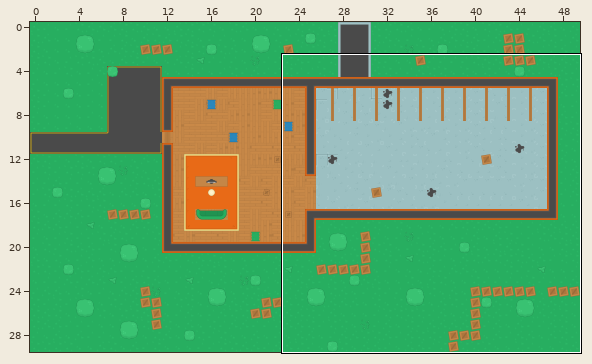
An edit to a level. Tiled map, maps/home.tmx. The picture above shows the old version from afar; the outline marks the close-up.
Close-up. First the earlier version:
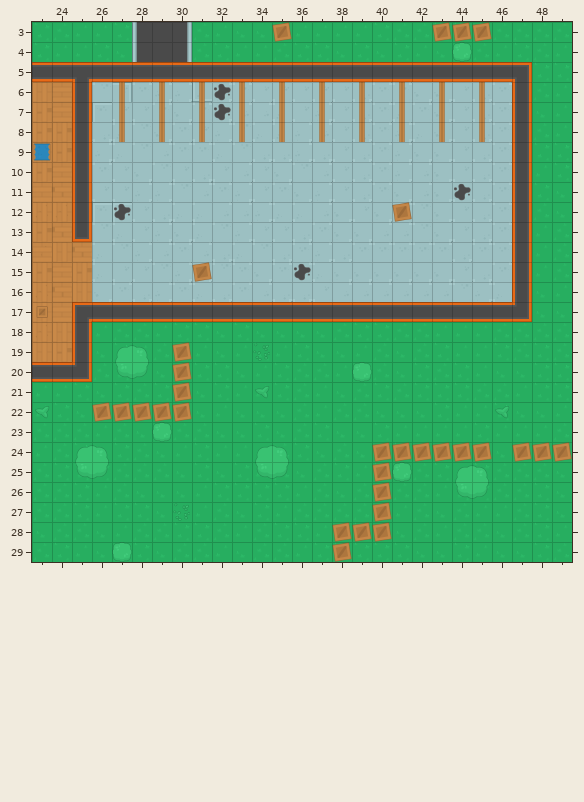
Cells are 64x64 px. Shown: x 23..49, y 3..29.
And afterwards:
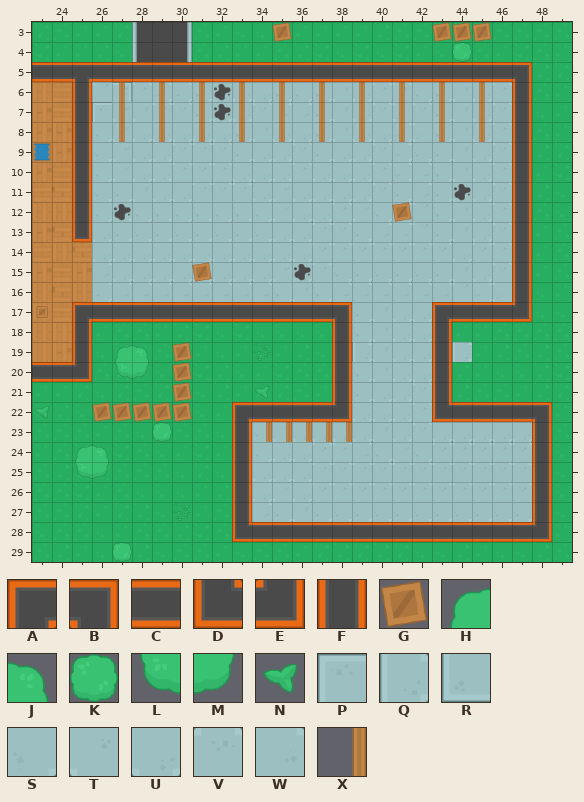
Key: from "Pack": A 108, B 109, C 110, D 135, E 136, F 137, G 155, H 180, J 181, K 182, L 207, M 208, N 209, P 277, Q 300, R 304, S 324, T 325, U 326, V 327, W 351, X 443.
_ is an empty cell.
The exact change:
{"where": "layer \"Floor\""}
{"y":6,"x":31,"old":"R","new":"S"}
{"y":12,"x":26,"old":"PP","new":"SS"}
{"y":17,"x":39,"old":"____","new":"STUU"}
{"y":18,"x":39,"old":"____","new":"STUU"}
{"y":19,"x":39,"old":"____","new":"QTUU"}
{"y":19,"x":44,"old":"_","new":"Q"}
{"y":20,"x":39,"old":"____","new":"STUU"}
{"y":21,"x":39,"old":"____","new":"SUUV"}
{"y":22,"x":39,"old":"____","new":"UUUV"}
{"y":23,"x":34,"old":"______________","new":"STUUUUTUVUUUUU"}
{"y":24,"x":34,"old":"______________","new":"SUUVVWSTSVVVVV"}
{"y":25,"x":34,"old":"______________","new":"UUUVVVVVVVVVVV"}
{"y":26,"x":34,"old":"______________","new":"UTUVVVVVVVVVVV"}
{"y":27,"x":34,"old":"______________","new":"WSTSSSSSSSSSSS"}
{"where": "layer \"Wall texture\""}
{"y":17,"x":38,"old":"CCCCCC","new":"B____A"}
{"y":18,"x":38,"old":"_","new":"F"}
{"y":18,"x":43,"old":"_","new":"F"}
{"y":19,"x":38,"old":"_","new":"F"}
{"y":19,"x":43,"old":"_","new":"F"}
{"y":20,"x":38,"old":"_","new":"F"}
{"y":20,"x":43,"old":"_","new":"F"}
{"y":21,"x":38,"old":"_","new":"F"}
{"y":21,"x":43,"old":"_","new":"F"}
{"y":22,"x":33,"old":"______","new":"ACCCCE"}
{"y":22,"x":43,"old":"______","new":"DCCCCB"}
{"y":23,"x":33,"old":"_","new":"F"}
{"y":23,"x":48,"old":"_","new":"F"}
{"y":24,"x":33,"old":"_","new":"F"}
{"y":24,"x":48,"old":"_","new":"F"}
{"y":25,"x":33,"old":"_","new":"F"}
{"y":25,"x":48,"old":"_","new":"F"}
{"y":26,"x":33,"old":"_","new":"F"}
{"y":26,"x":48,"old":"_","new":"F"}
{"y":27,"x":33,"old":"_","new":"F"}
{"y":27,"x":48,"old":"_","new":"F"}
{"y":28,"x":33,"old":"________________","new":"DCCCCCCCCCCCCCCE"}
{"where": "layer \"Deko\""}
{"y":20,"x":39,"old":"K","new":"_"}
{"y":22,"x":46,"old":"N","new":"_"}
{"y":23,"x":34,"old":"_____","new":"XXXXX"}
{"y":24,"x":34,"old":"HJ","new":"__"}
{"y":24,"x":40,"old":"GGGGGG","new":"______"}
{"y":24,"x":47,"old":"GGG","new":"___"}
{"y":25,"x":34,"old":"LM","new":"__"}
{"y":25,"x":40,"old":"GK","new":"__"}
{"y":25,"x":44,"old":"HJ","new":"__"}
{"y":26,"x":40,"old":"G","new":"_"}
{"y":26,"x":44,"old":"LM","new":"__"}
{"y":27,"x":40,"old":"G","new":"_"}
{"y":28,"x":38,"old":"GGG","new":"___"}
{"y":29,"x":38,"old":"G","new":"_"}
{"label":"changed","picture_box":[192,82,212,102]}
{"label":"changed","picture_box":[92,202,132,222]}
{"label":"changed","picture_box":[232,302,572,562]}
